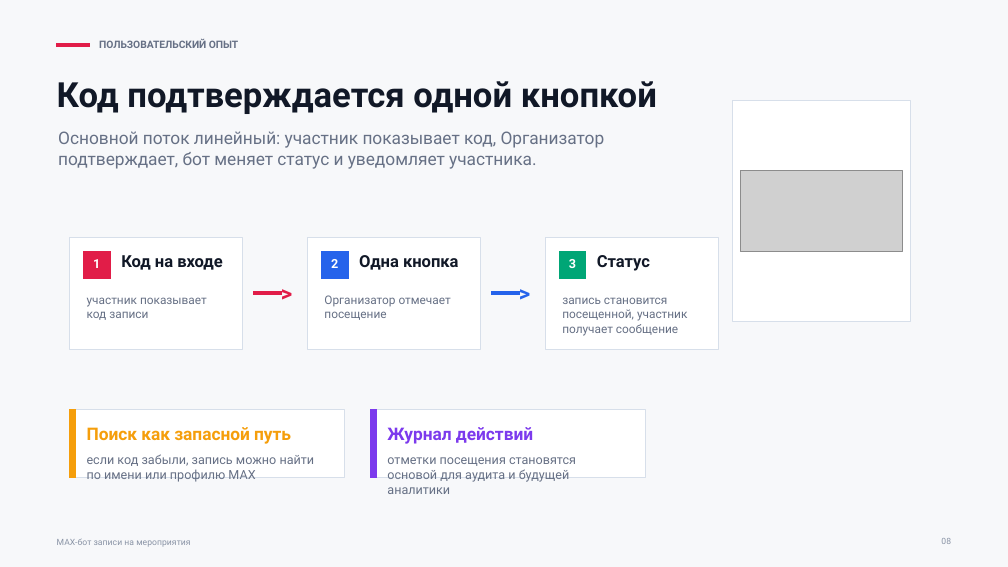
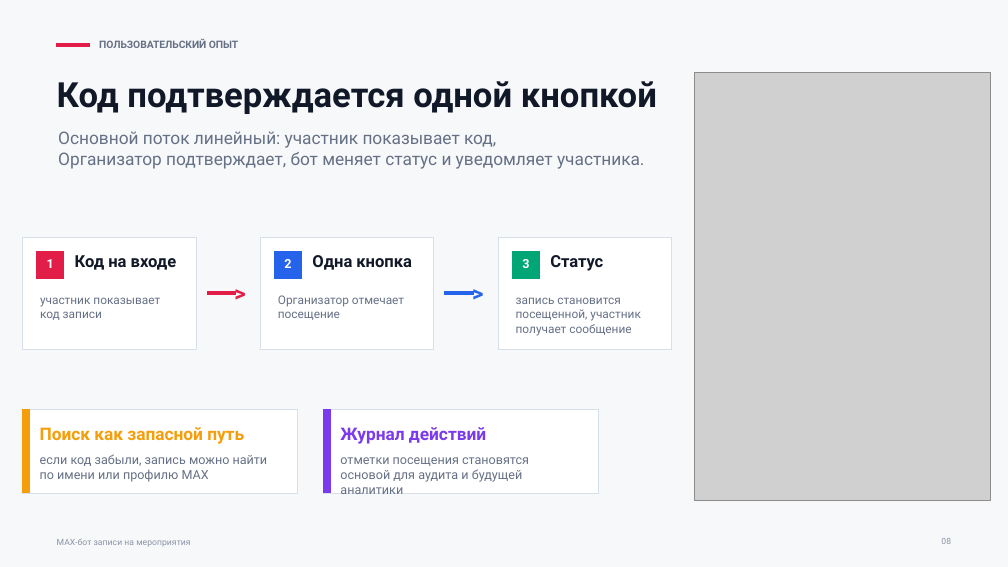
Before and after one commit to ThereDrD0/max, a slide deck: slide 8 of docs/presentations/max-bot-meetup.pptx. Drawn at 1008x567 pixels with LibreOffice and Linux fonts; fonts in the diff are those of the drawing; grey boxes stand for pictures. Boxes give left, top, right and bottom in pixels: in the first picture for what was removed or moved away, otherwise in the second. Text is boxed around its words. In the diff, an @@ line names an element or a change of style, - is before the commit and + after.

```diff
--- a/docs/presentations/max-bot-meetup.pptx
+++ b/docs/presentations/max-bot-meetup.pptx
@@ picture added at bbox=[695, 73, 991, 501] @@
@@ rectangle removed at bbox=[733, 101, 910, 321] @@
@@ text at bbox=[58, 131, 644, 169]: text changed @@
-Основной поток линейный: участник показывает код, Организатор подтверждает, бот меняет статус и уведомляет участника.
+Основной поток линейный: участник показывает код,
+Организатор подтверждает, бот меняет статус и уведомляет участника.
@@ picture removed at bbox=[740, 171, 903, 252] @@
@@ 13 texts, 8 rectangles: place and size @@
-13 texts, 8 rectangles at bbox=[70, 238, 718, 494]
+13 texts, 8 rectangles at bbox=[23, 238, 671, 494]
@@ rectangle: place and size @@
-rectangle at bbox=[70, 410, 346, 478]
+rectangle at bbox=[23, 410, 299, 493]
@@ rectangle: place and size @@
-rectangle at bbox=[70, 410, 76, 478]
+rectangle at bbox=[23, 410, 29, 493]
@@ rectangle: place and size @@
-rectangle at bbox=[371, 410, 647, 478]
+rectangle at bbox=[323, 410, 599, 493]
@@ rectangle: place and size @@
-rectangle at bbox=[371, 410, 377, 478]
+rectangle at bbox=[323, 410, 330, 493]
@@ text "Поиск как запасной путь": place and size @@
-text "Поиск как запасной путь" at bbox=[87, 427, 291, 444]
+text "Поиск как запасной путь" at bbox=[40, 427, 244, 444]
@@ text "если код забыли, запись можно ...": place and size @@
-text "если код забыли, запись можно ..." at bbox=[87, 454, 315, 482]
+text "если код забыли, запись можно ..." at bbox=[40, 454, 268, 482]
```
Also in this commit, not shown: 11 other slides changed, 1 slide added.
